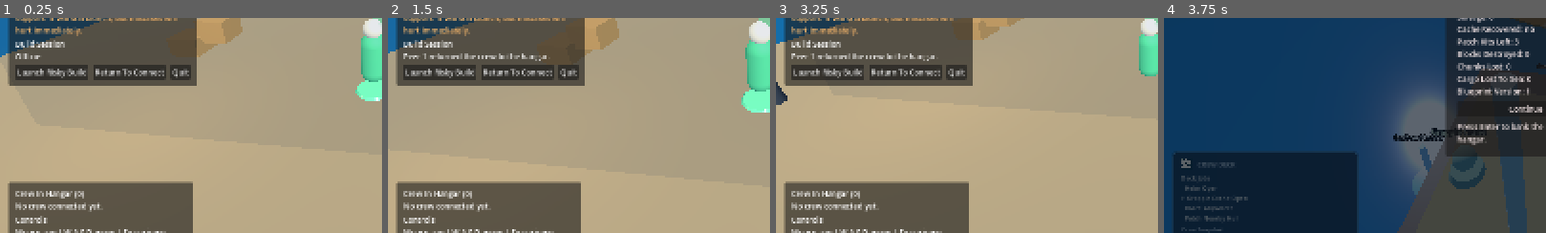
Above: before the commit, frames 1-4 (left to right).
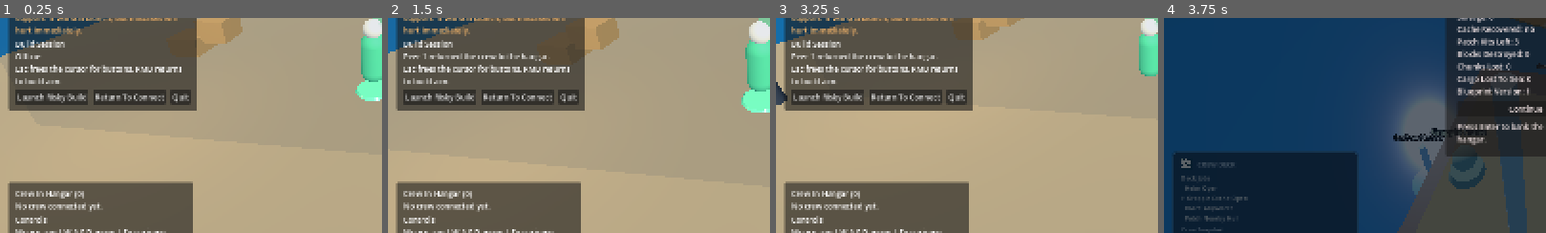
Above: after the commit, the same moments.

Repository: plypieng/built-a-boat-to-kill-mf
Game: Godot game, scene res://scenes/hangar/hangar.tscn
Two runs of this game, one before a commit and one after it. Both use one fixed random seed, a clock stepped at 60 frames per second and the inputs below. This scene is started directly instead of the project's main scene.
Inputs (mouse positions are % of the whole screen's width and height, from its top left):
- Up to frame 1 (0.25 s): no input
- Up to frame 2 (1.5 s): click "Launch Risky Build" at 0.5 s; click "Continue To Hangar" at 1.25 s
- Up to frame 3 (3.25 s): click "Launch Risky Build" at 2 s; click "Continue To Hangar" at 2.75 s
- Up to frame 4 (3.75 s): tap Enter at 3.5 s; move the mouse to (55, 50) at 3.52 s; hold W from 3.53 s (still down); hold E from 3.53 s (still down); click (55, 50) at 3.67 s
The pictures show only the part of the screen within x 0-50%, y 49-99%; the shares and areas given below are measured in that part.

The runs differ from the first frame. In frame 1, 8.6% of the frame differs, in the area x 2-52%, y 21-44%; in frame 2, 8.6%; in frame 3, 8.6%; in frame 4, nothing differs.

Commit message:
Fix hangar cursor toggle for UI buttons

Diff:
--- a/scenes/hangar/hangar.gd
+++ b/scenes/hangar/hangar.gd
@@ -153,7 +153,7 @@
 		return
 	if event is InputEventMouseButton:
 		var button_event := event as InputEventMouseButton
-		if button_event.pressed and button_event.button_index == MOUSE_BUTTON_LEFT and not _is_mouse_captured():
+		if button_event.pressed and button_event.button_index == MOUSE_BUTTON_RIGHT and not _is_mouse_captured():
 			_set_mouse_capture(true)
 			return
 	if not (event is InputEventKey):
@@ -185,10 +185,7 @@
 		KEY_ENTER, KEY_KP_ENTER:
 			_launch_run()
 		KEY_ESCAPE:
-			if _is_mouse_captured():
-				_set_mouse_capture(false)
-			else:
-				_return_to_connect()
+			_set_mouse_capture(not _is_mouse_captured())
 
 func _build_world() -> void:
 	_ensure_world_environment()
@@ -829,7 +826,8 @@
 	]
 	launch_readiness_label.modulate = readiness_snapshot.get("color", Color(0.98, 0.97, 0.92))
 	warning_label.text = "Warnings And Tips\n%s" % "\n".join(warning_lines)
-	status_label.text = "Build Session\n%s" % NetworkRuntime.status_message
+	var mouse_hint := "Esc frees the cursor for buttons. RMB returns to build aim." if _is_mouse_captured() else "Cursor free: click buttons, then press Esc or RMB to return to aim."
+	status_label.text = "Build Session\n%s\n%s" % [NetworkRuntime.status_message, mouse_hint]
 	launch_button.disabled = NetworkRuntime.get_session_phase() != NetworkRuntime.SESSION_PHASE_HANGAR
 	launch_button.text = str(readiness_snapshot.get("button_text", "Launch Run"))
 	launch_button.tooltip_text = "\n".join(warning_lines)
@@ -923,7 +921,7 @@
 			int(last_unlock.get("cost_salvage", 0)),
 		]
 
-	controls_label.text = "Controls\nMouse aim | W A S D move | Space jump\nQ / E parts | R rotate | F place | X remove\nZ / C unlocks | V buy | Enter launch"
+	controls_label.text = "Controls\nMouse aim | W A S D move | Space jump\nQ / E parts | R rotate | F place | X remove\nZ / C unlocks | V buy | Enter launch\nEsc cursor toggle | RMB recapture aim"
 	_apply_hud_visibility()
 
 func _build_onboarding_text() -> String:
